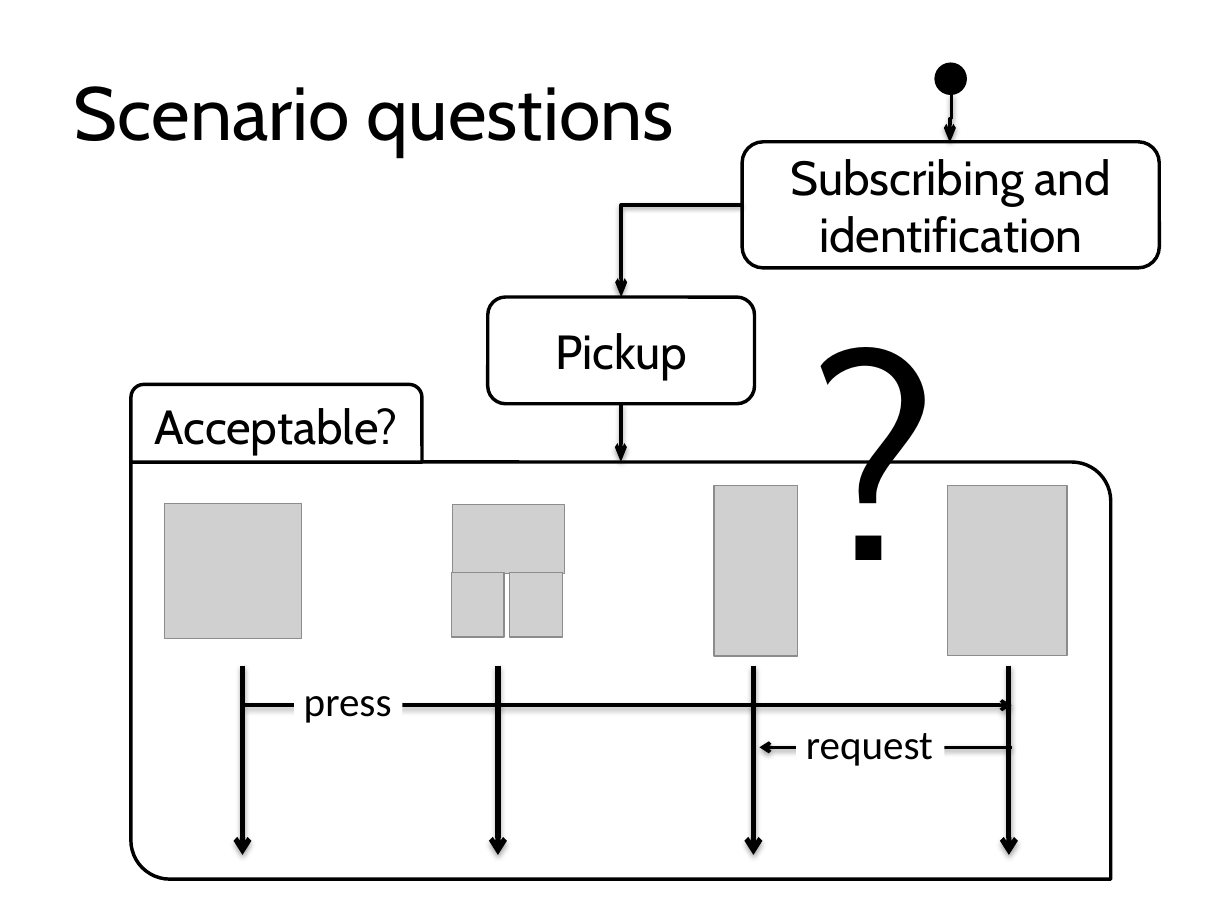
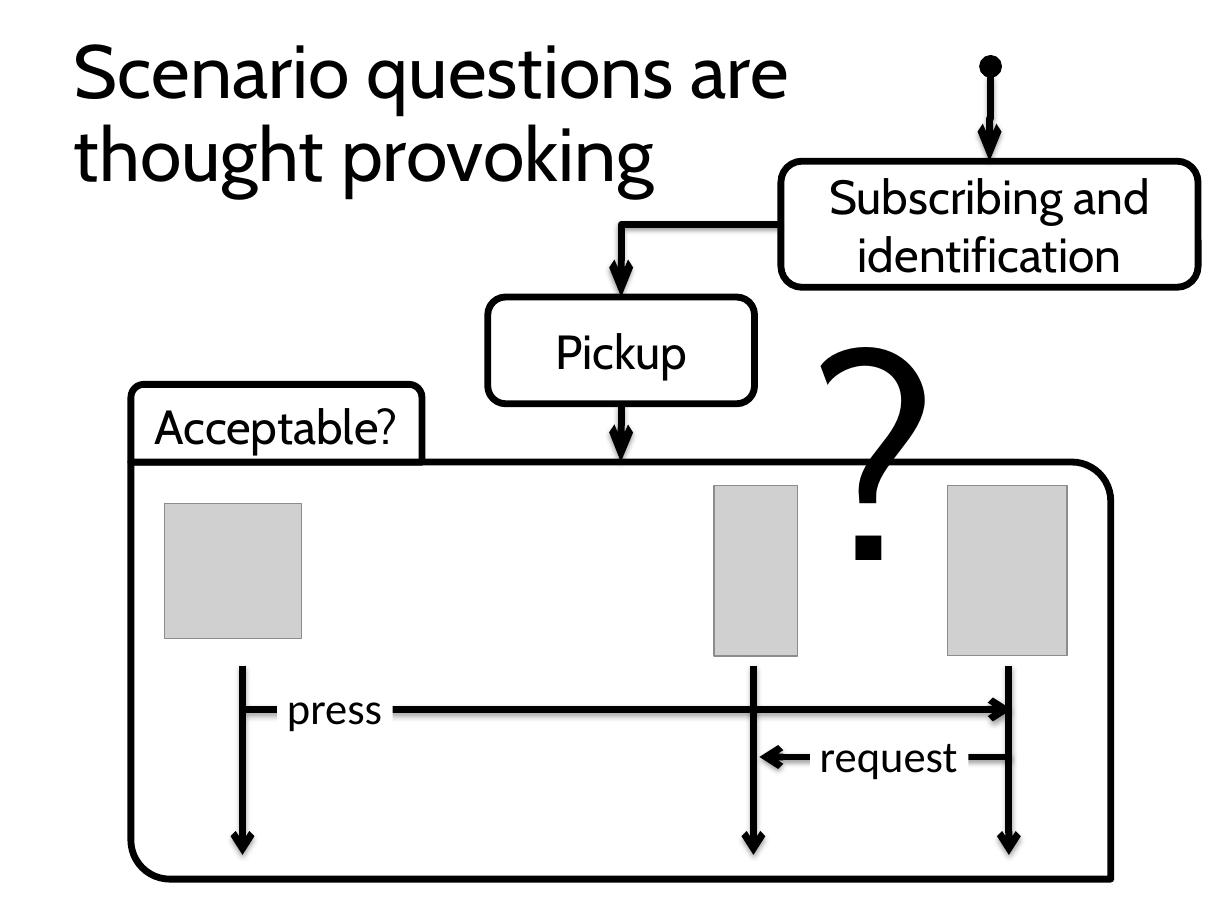
Before and after one commit to blambeau/phd, a slide deck: slide 47 of public-defense/slides.pptx (slide 37 before the commit). Drawn at 1232x924 pixels with LibreOffice and Linux fonts; fonts in the diff are those of the drawing; grey boxes stand for pictures. Boxes give left, top, right and bottom in pixels: in the first picture for what was removed or moved away, otherwise in the second. Text is boxed around its words. In the diff, an @@ line names an element or a change of style, - is before the commit and + after.

Commit message:
Scenario questions revisited

```diff
--- a/public-defense/slides.pptx
+++ b/public-defense/slides.pptx
@@ title at (x1=74, y1=44, x2=789, y2=196): text changed @@
-Scenario questions
+Scenario questions are
+thought provoking
@@ ellipse resized from (x1=936, y1=64, x2=966, y2=94) to (x1=981, y1=57, x2=1000, y2=76) @@
@@ elbow arrow moved from (951, 94) - (950, 143) to (991, 76) - (989, 161) @@
@@ elbow arrow (991, 76) - (989, 161): stroke #000000 2 pt to #000000 4 pt @@
@@ rounded rectangle "Subscribing and identification" moved from (x1=742, y1=142, x2=1159, y2=267) to (x1=781, y1=161, x2=1199, y2=287) @@
@@ elbow arrow moved from (742, 205) - (621, 297) to (781, 224) - (621, 297) @@
@@ elbow arrow (781, 224) - (621, 297): stroke #000000 2 pt to #000000 4 pt @@
@@ elbow arrow (621, 404) - (621, 462): stroke #000000 2 pt to #000000 4 pt @@
@@ outline #000000 2 pt to #000000 4 pt in 4 elements at (x1=131, y1=384, x2=421, y2=462), (x1=488, y1=297, x2=755, y2=404), (x1=781, y1=161, x2=1199, y2=287), (x1=131, y1=462, x2=1110, y2=880) @@
@@ picture removed at (x1=452, y1=505, x2=564, y2=574) @@
@@ picture removed at (x1=451, y1=573, x2=504, y2=637) @@
@@ picture removed at (x1=510, y1=573, x2=563, y2=637) @@
@@ arrow (243, 665) - (243, 855): stroke #000000 3 pt to #000000 4 pt @@
@@ text "press" moved from (x1=304, y1=696, x2=392, y2=723) to (x1=287, y1=702, x2=382, y2=732) @@
@@ text "press" at (x1=287, y1=702, x2=382, y2=732): size 24 to 26 pt @@
@@ arrow removed from (498, 665) to (498, 855) @@
@@ arrow (754, 665) - (754, 855): stroke #000000 3 pt to #000000 4 pt @@
@@ arrow (1009, 665) - (1009, 855): stroke #000000 3 pt to #000000 4 pt @@
@@ arrow moved from (245, 705) - (1011, 705) to (245, 710) - (1011, 710) @@
@@ arrow (245, 710) - (1011, 710): stroke #000000 2 pt to #000000 4 pt @@
@@ text "request" at (x1=820, y1=744, x2=958, y2=780): size 24 to 26 pt @@
@@ text "request" moved from (x1=796, y1=718, x2=944, y2=777) to (x1=820, y1=744, x2=958, y2=780) @@
@@ arrow moved from (1011, 748) - (759, 748) to (1011, 756) - (759, 756) @@
@@ arrow (1011, 756) - (759, 756): stroke #000000 2 pt to #000000 4 pt @@
```
Also in this commit, not shown: 39 other slides changed, 15 slides added, 1 slide removed, 3 other files.
